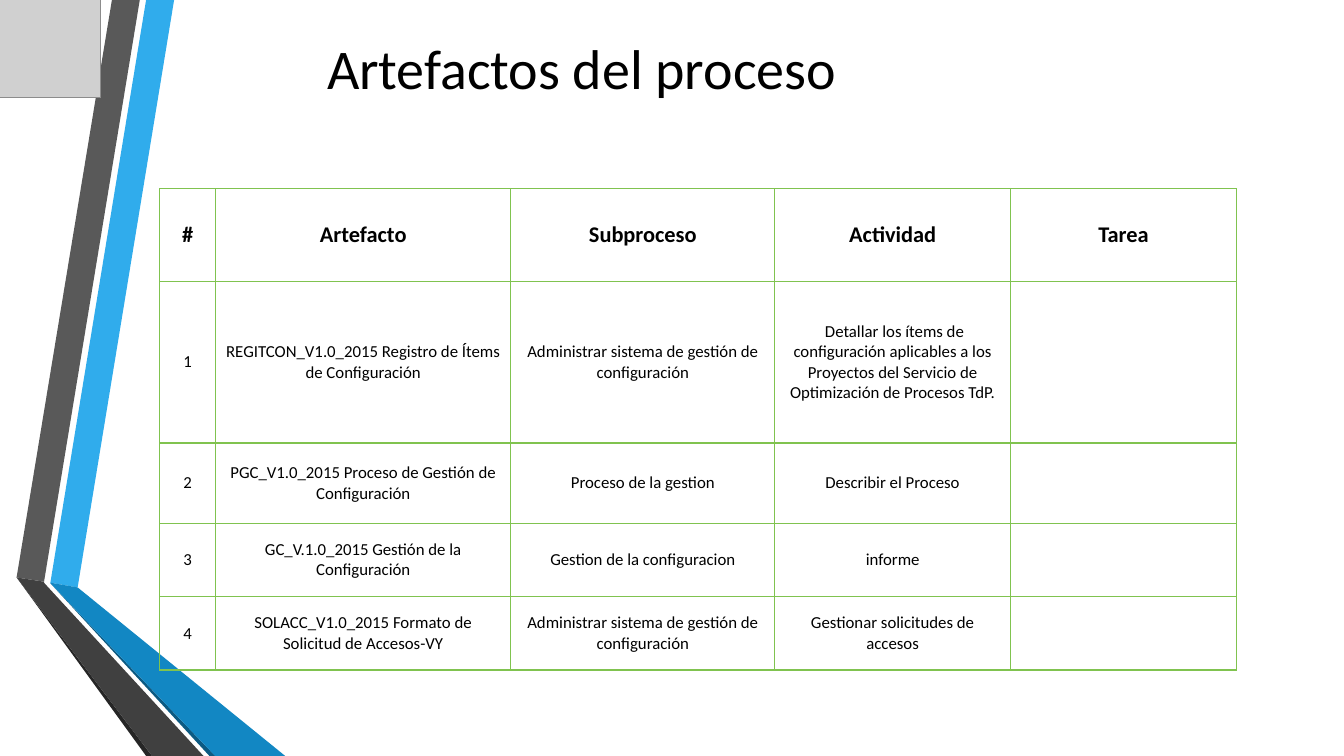
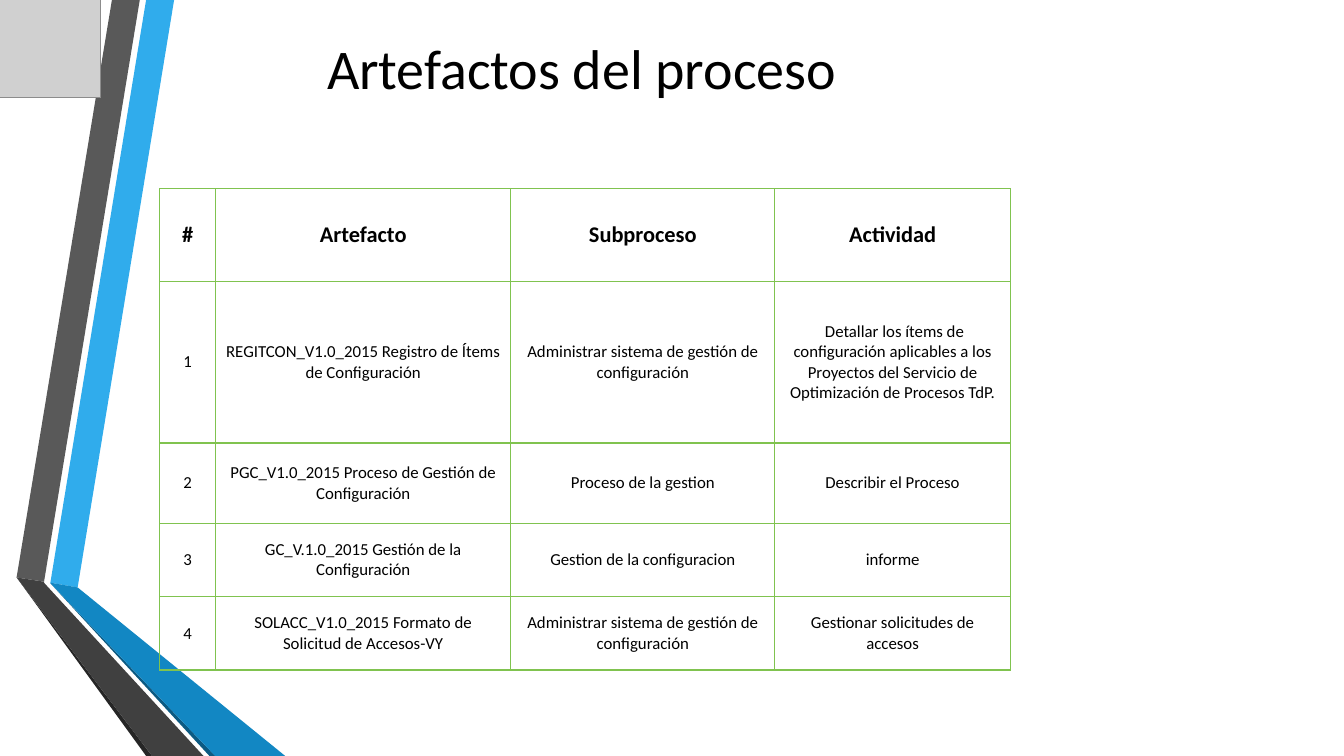
Before and after one commit to MikeCR309/JJM-INVENTARLINE, a slide deck: slide 25 of Area de proceso Gestion Configuracion/PGC_V1.0_2015 Proceso de Gestion de Configuracion.pptx. Drawn at 1344x756 pixels with LibreOffice and Linux fonts; fonts in the diff are those of the drawing; grey boxes stand for pictures; background and template pictures are left out. Boxes give left, top, right and bottom in pixels: in the first picture for what was removed or moved away, otherwise in the second. Text is boxed around its words. In the diff, an @@ line names an element or a change of style, - is before the commit and + after.

```diff
--- a/Area de proceso Gestion Configuracion/PGC_V1.0_2015 Proceso de Gestion de Configuracion.pptx
+++ b/Area de proceso Gestion Configuracion/PGC_V1.0_2015 Proceso de Gestion de Configuracion.pptx
@@ table at bbox=[160, 189, 1011, 669] @@
-column 5: Tarea |  |  |  | 
@@ table: place and size @@
-table at bbox=[160, 189, 1237, 669]
+table at bbox=[160, 189, 1011, 669]
```
Also in this commit, not shown: 5 other slides changed.
